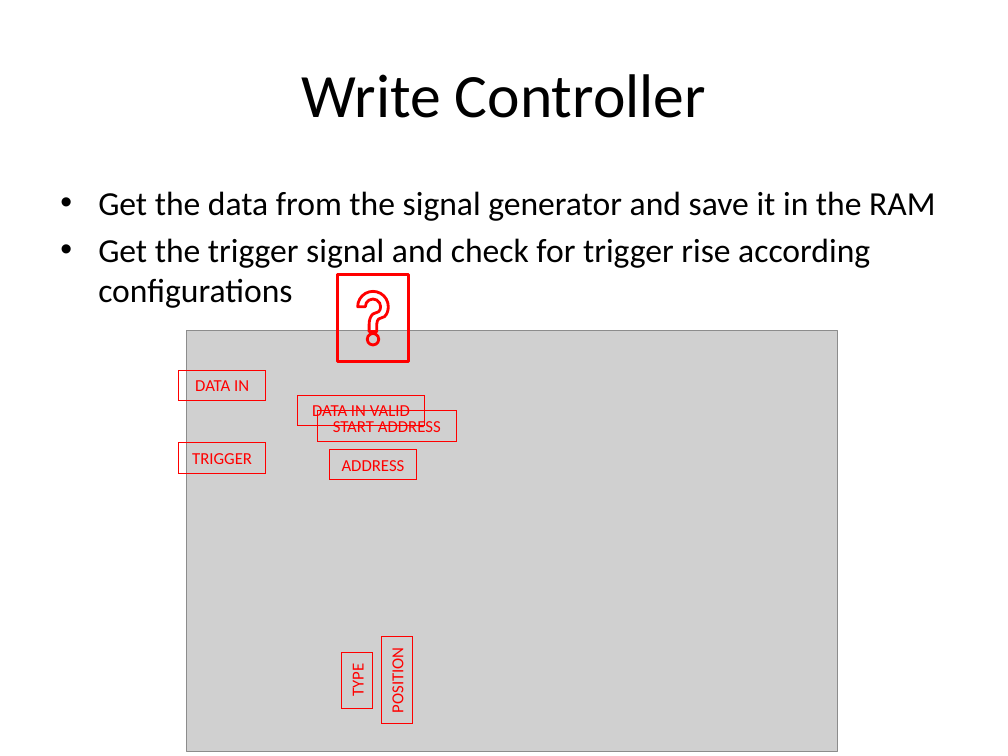
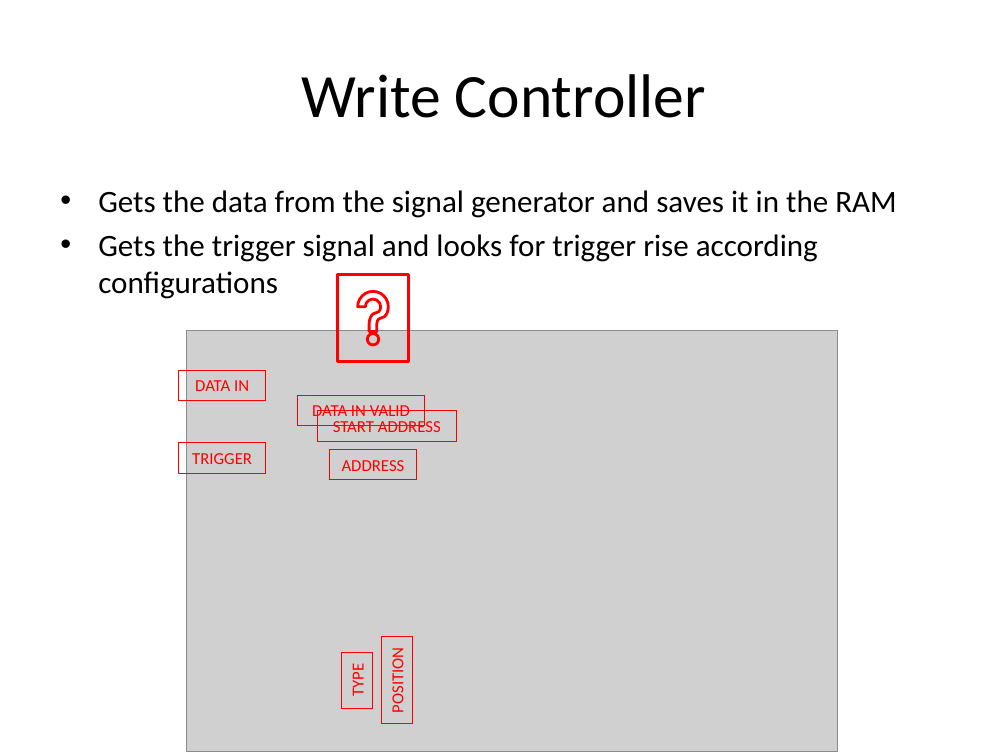
Before and after one commit to battellino/moran-zvika-project, a slide deck: slide 11 of presentation/final/final.pptx. Drawn at 1008x756 pixels with LibreOffice and Linux fonts; fonts in the diff are those of the drawing; grey boxes stand for pictures; background and template pictures are left out. Boxes give left, top, right and bottom in pixels: in the first picture for what was removed or moved away, otherwise in the second. Text is boxed around its words. In the diff, an @@ line names an element or a change of style, - is before the commit and + after.

```diff
--- a/presentation/final/final.pptx
+++ b/presentation/final/final.pptx
@@ text at bbox=[98, 190, 896, 299]: text changed; size 24 to 22.2 pt @@
-• Get the data from the signal generator and save it in the RAM
-• Get the trigger signal and check for trigger rise according configurations
+• Gets the data from the signal generator and saves it in the RAM
+• Gets the trigger signal and looks for trigger rise according configurations
```
Also in this commit, not shown: 8 other slides changed.
